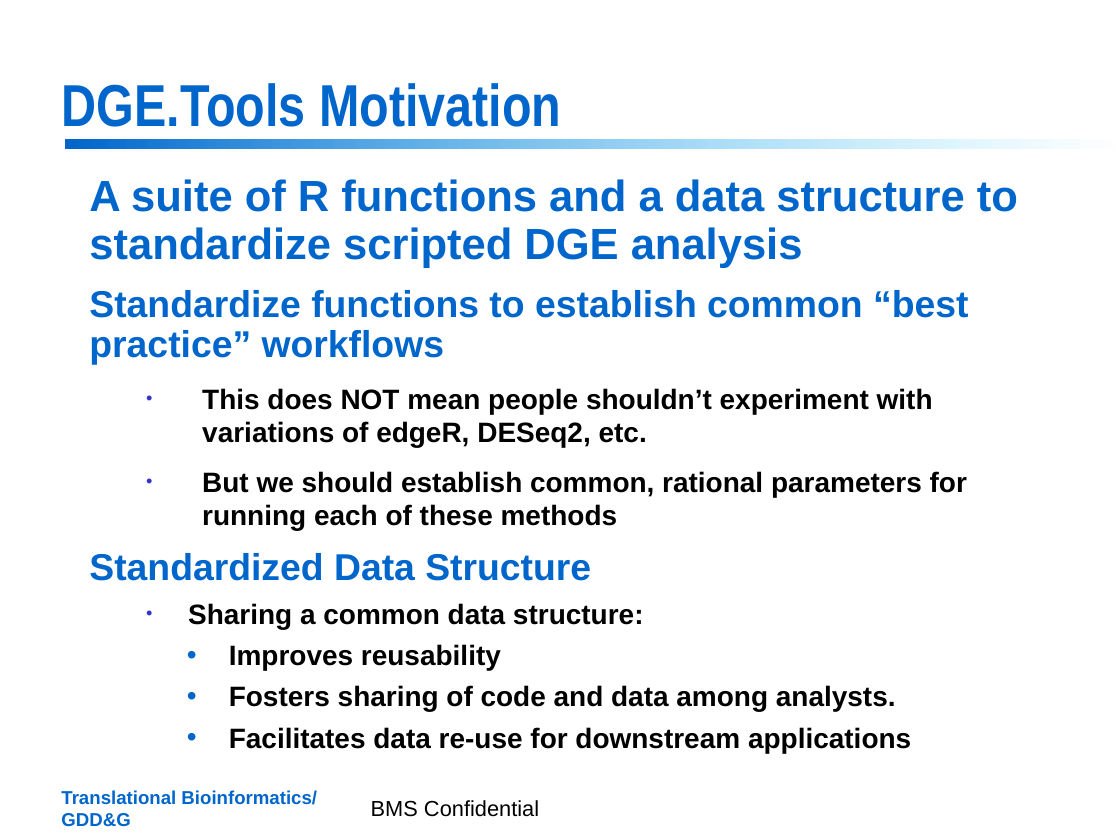
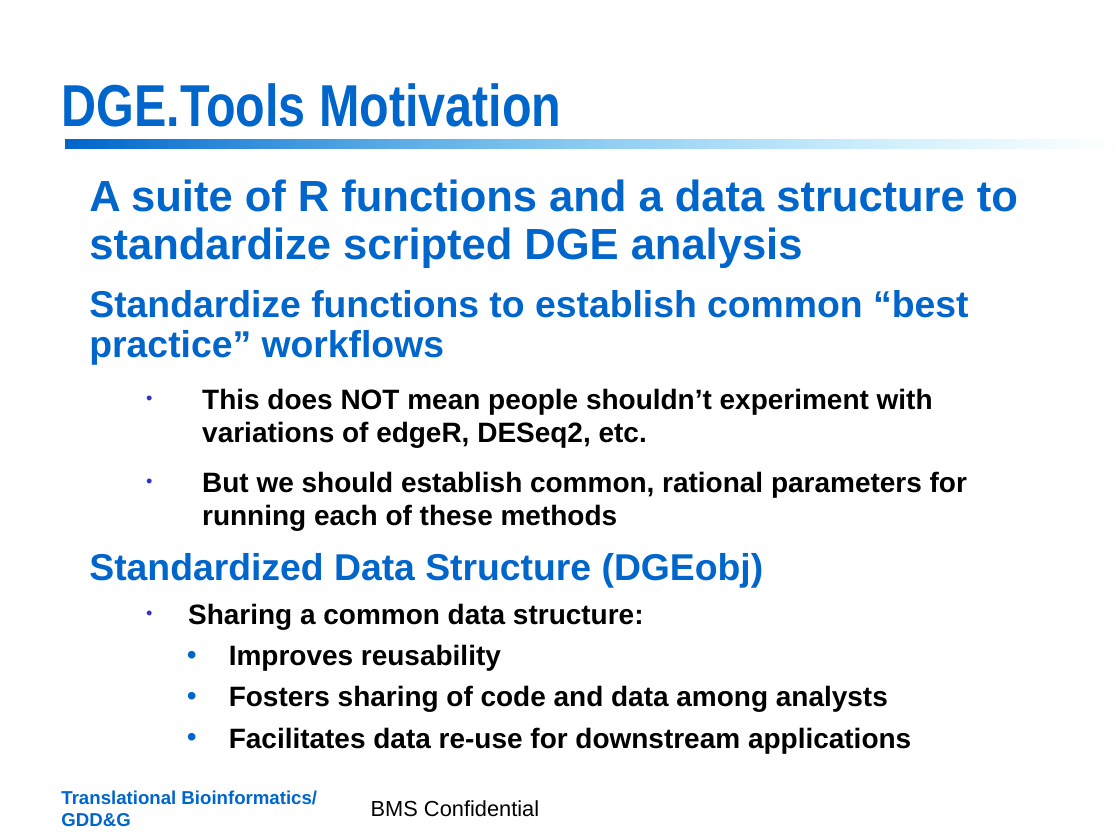
Before and after one commit to jrthompson54/DGE.Tools2, a slide deck: slide 2 of DGE_Tools Rollout 2017.pptx. Drawn at 1120x840 pixels with LibreOffice and Linux fonts; fonts in the diff are those of the drawing; background and template pictures are left out. Boxes give left, top, right and bottom in pixels: in the first picture for what was removed or moved away, otherwise in the second. Text is boxed around its words. In the diff, an @@ line names an element or a change of style, - is before the commit and + after.

```diff
--- a/DGE_Tools Rollout 2017.pptx
+++ b/DGE_Tools Rollout 2017.pptx
@@ text at bbox=[89, 553, 764, 588]: text changed @@
-Standardized Data Structure
+Standardized Data Structure (DGEobj)
@@ text at bbox=[229, 685, 888, 712]: text changed @@
-    • Fosters sharing of code and data among analysts.
+    • Fosters sharing of code and data among analysts
```
Also in this commit, not shown: 1 other slide changed, 4 slides added, 3 other files.
